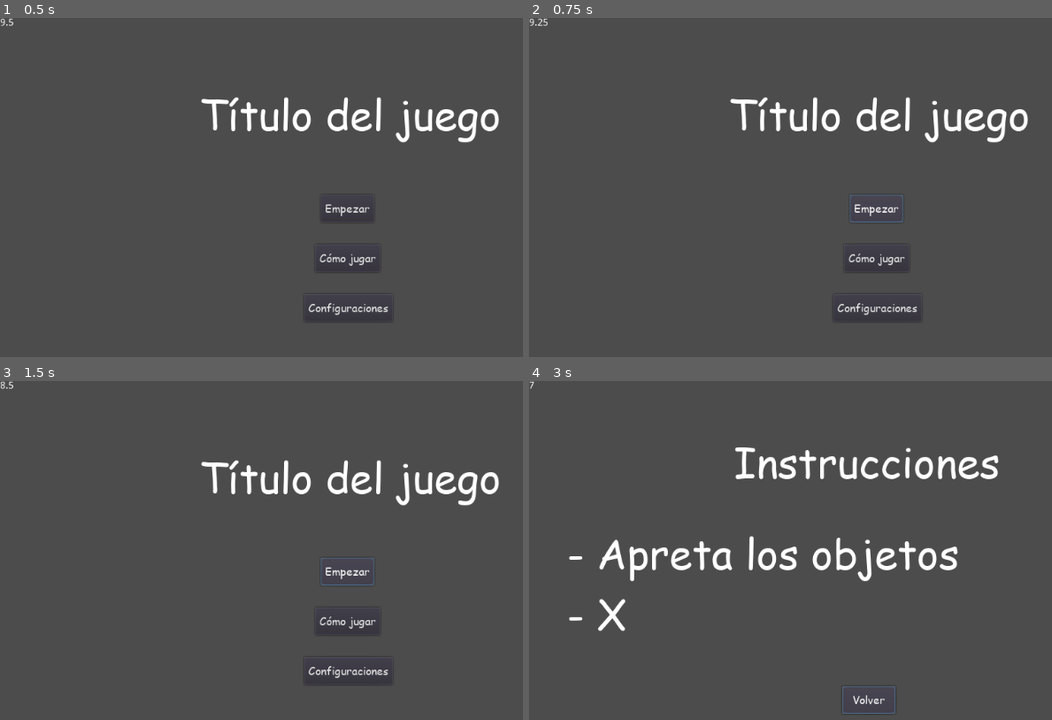
Above: before the commit, frames 1-4 (two rows, left to right).
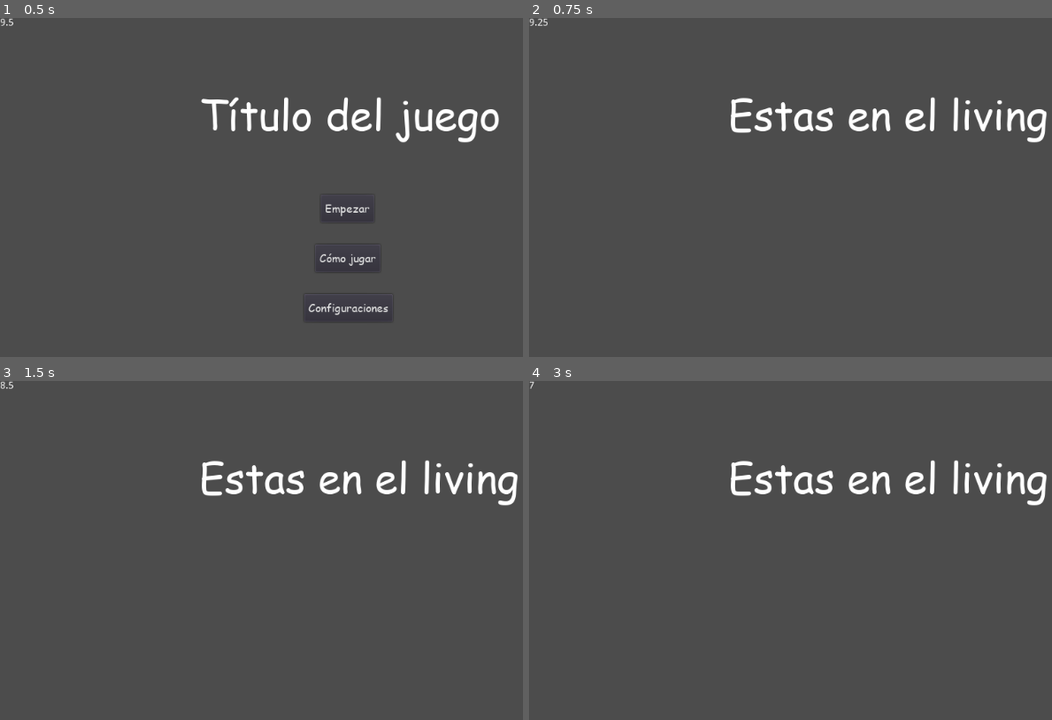
Above: after the commit, the same moments.

Repository: Keykor/DEU-educational-game
Game: Godot game, scene res://Controller.tscn
The game is run twice, just before and just after one commit, with the same random seed, the same clock (stepped at 60 frames per second) and the same inputs.
Inputs (mouse positions are in pixels of both pictures, inside the frame that each line leads up to):
- Up to frame 1 (0.5 s): no input
- Up to frame 2 (0.75 s): click "Empezar" at 0.5 s
- Up to frame 3 (1.5 s): click (345, 570) at 1.25 s, where only the run before the commit has a clickable "Empezar"
- Up to frame 4 (3 s): click (874, 621) at 2 s, where only the run before the commit has a clickable "Cómo jugar"; click (868, 699) at 2.75 s, where only the run before the commit has a clickable "Volver"

Frame 1 is identical in both runs. In frame 2, 3.3% of the frame differs, in the area x 38-99%, y 23-88%; in frame 3, 3.3%; in frame 4, 5.8%, in the area x 7-99%, y 19-99%.
Error before the commit: Attempt to call function 'instance' in base 'null instance' on a null instance. (res://Controller.gd:18)

Commit message:
Agrega primer escena de primer habitacion al prsionar start

Diff:
--- /dev/null
+++ b/Scenes/GameLivingRoom.tscn
@@ -0,0 +1,18 @@
+[gd_scene load_steps=3 format=2]
+
+[ext_resource path="res://Assets/Fonts/COMIC.TTF" type="DynamicFontData" id=1]
+
+[sub_resource type="DynamicFont" id=1]
+size = 60
+font_data = ExtResource( 1 )
+
+[node name="Node2D" type="Node2D"]
+
+[node name="Title" type="Label" parent="."]
+margin_left = 288.0
+margin_top = 96.0
+margin_right = 725.0
+margin_bottom = 181.0
+size_flags_horizontal = 7
+custom_fonts/font = SubResource( 1 )
+text = "Estas en el living"
--- a/Scenes/MainMenu.tscn
+++ b/Scenes/MainMenu.tscn
@@ -53,5 +53,5 @@
 custom_fonts/font = SubResource( 2 )
 text = "Configuraciones"
 
-[connection signal="pressed" from="PlayButton" to="." method="_on_button_pressed" binds= [ "StartGame" ]]
+[connection signal="pressed" from="PlayButton" to="." method="_on_button_pressed" binds= [ "GameLivingRoom" ]]
 [connection signal="pressed" from="GuideButton" to="." method="_on_button_pressed" binds= [ "Guide" ]]
